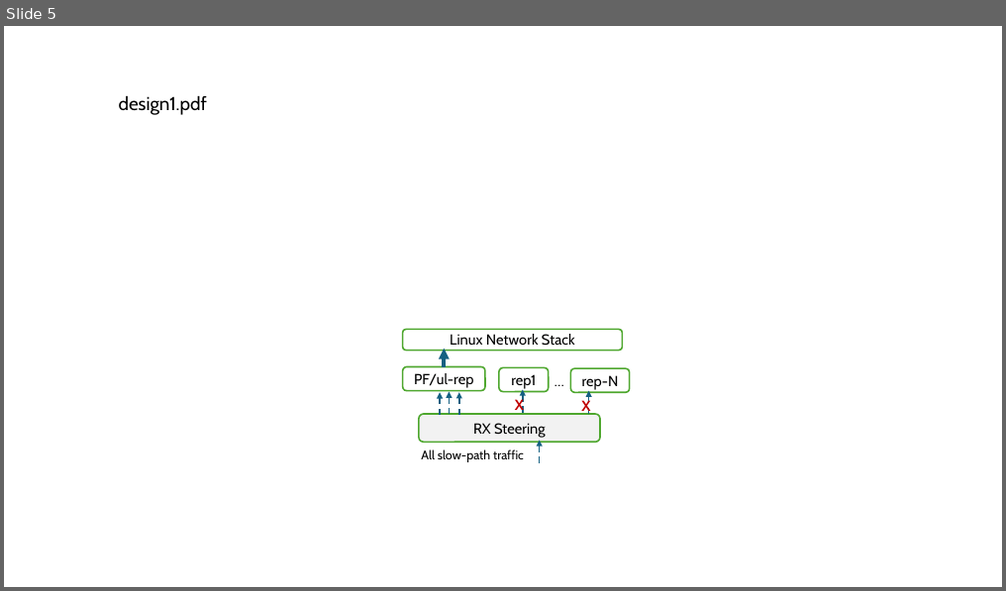
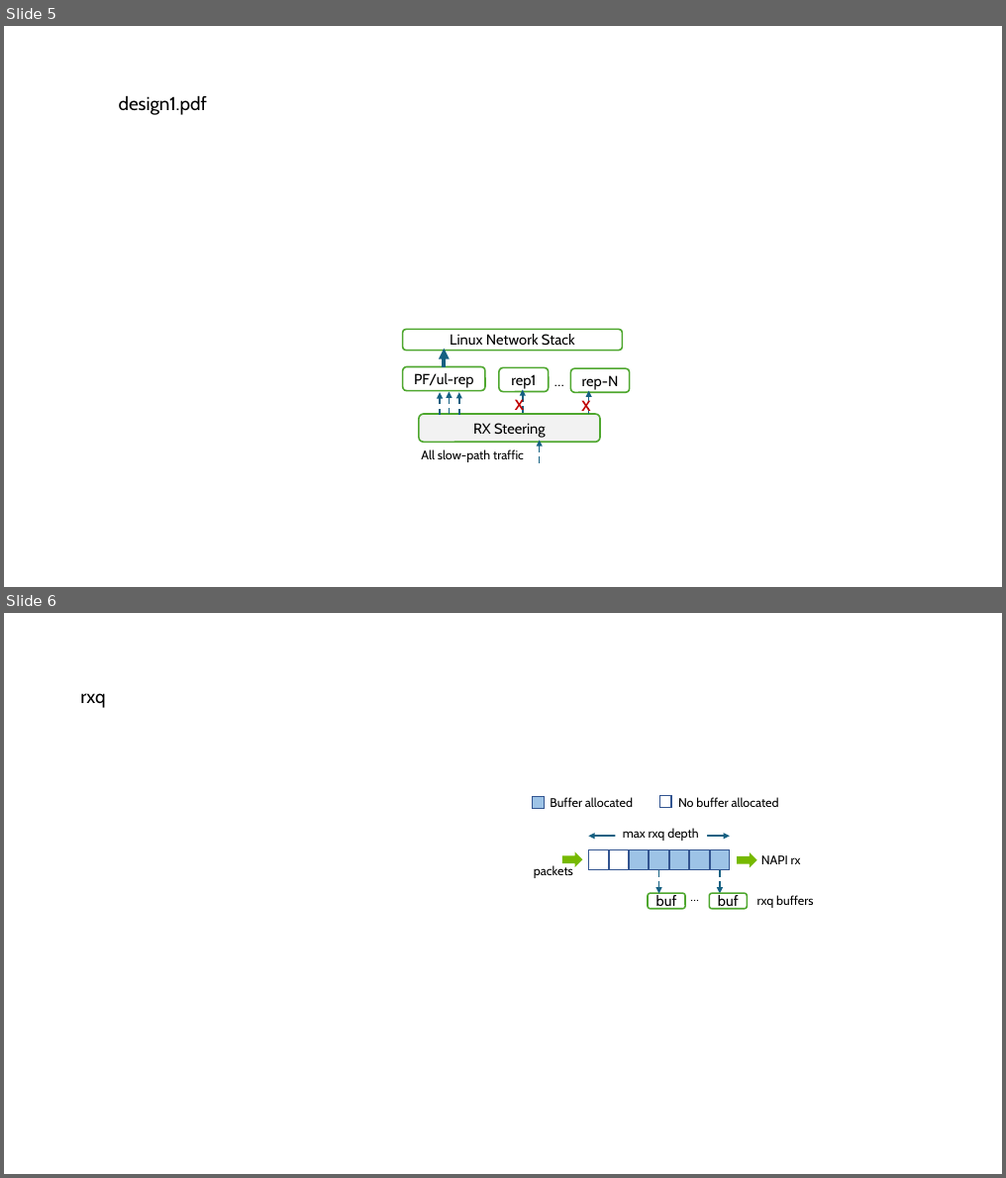
Before and after one commit to williamtu/netdevconf18-sharedmem, a slide deck: netdevconf0x18-sharedmem.pptx. Shown one above the other, each under a label of ours: slide 5 before the commit, slides 5 and 6 after it. The pictures are 1006x591 and 1006x1178 pixels, drawn with LibreOffice and Linux fonts; fonts in the diff are those of the drawing. Boxes give left, top, right and bottom in pixels: in the first picture for what was removed or moved away, otherwise in the second. Text is boxed around its words. In the diff, an @@ line names an element or a change of style, - is before the commit and + after.

```diff
--- a/netdevconf0x18-sharedmem.pptx
+++ b/netdevconf0x18-sharedmem.pptx
@@ slide 6 added at bbox=[4, 613, 1002, 1174], background #FFFFFF @@
@@ text added at bbox=[80, 693, 105, 708], 18 pt, text #000000 @@
+rxq
@@ rectangle added at bbox=[533, 796, 545, 808], fill #9DC3E6, outline #325491 1 pt @@
@@ text added at bbox=[549, 797, 633, 807], 12 pt, text #000000 @@
+Buffer allocated
@@ rectangle added at bbox=[659, 796, 672, 808], outline #325491 1 pt @@
@@ text added at bbox=[678, 797, 779, 807], 12 pt, text #000000 @@
+No buffer allocated
@@ rectangle added at bbox=[589, 850, 609, 869], outline #325491 1 pt @@
@@ double arrow added from (730, 836) to (589, 836), #156082 1.5 pt @@
@@ rectangle added at bbox=[609, 850, 629, 869], outline #325491 1 pt @@
@@ text added at bbox=[623, 828, 698, 841], 12 pt, text #000000 @@
+max rxq depth
@@ group added at bbox=[629, 850, 730, 869]: 5 rectangles @@
@@ text added at bbox=[534, 865, 573, 878], 12 pt, text #000000 @@
+packets
@@ right arrow added at bbox=[562, 852, 583, 867], fill #76B900 @@
@@ arrow added from (659, 869) to (659, 894), #156082 1.5 pt dashed @@
@@ arrow added from (720, 869) to (720, 894), #156082 1.5 pt dashed @@
@@ right arrow added at bbox=[737, 853, 757, 868], fill #76B900 @@
@@ text added at bbox=[761, 856, 801, 864], 12 pt, text #000000 @@
+NAPI rx
@@ rounded rectangle added at bbox=[648, 894, 685, 909], fill #FFFFFF, outline #4EA72E 1.5 pt, 14 pt, text #000000 @@
+buf
@@ text added at bbox=[683, 885, 709, 908], 12 pt, text #000000 @@
+…
@@ rounded rectangle added at bbox=[709, 894, 746, 909], fill #FFFFFF, outline #4EA72E 1.5 pt, 14 pt, text #000000 @@
+buf
@@ text added at bbox=[757, 895, 813, 908], 12 pt, text #000000 @@
+rxq buffers
```
Also in this commit, not shown: 3 other slides added, 1 slide removed, 2 other files.
